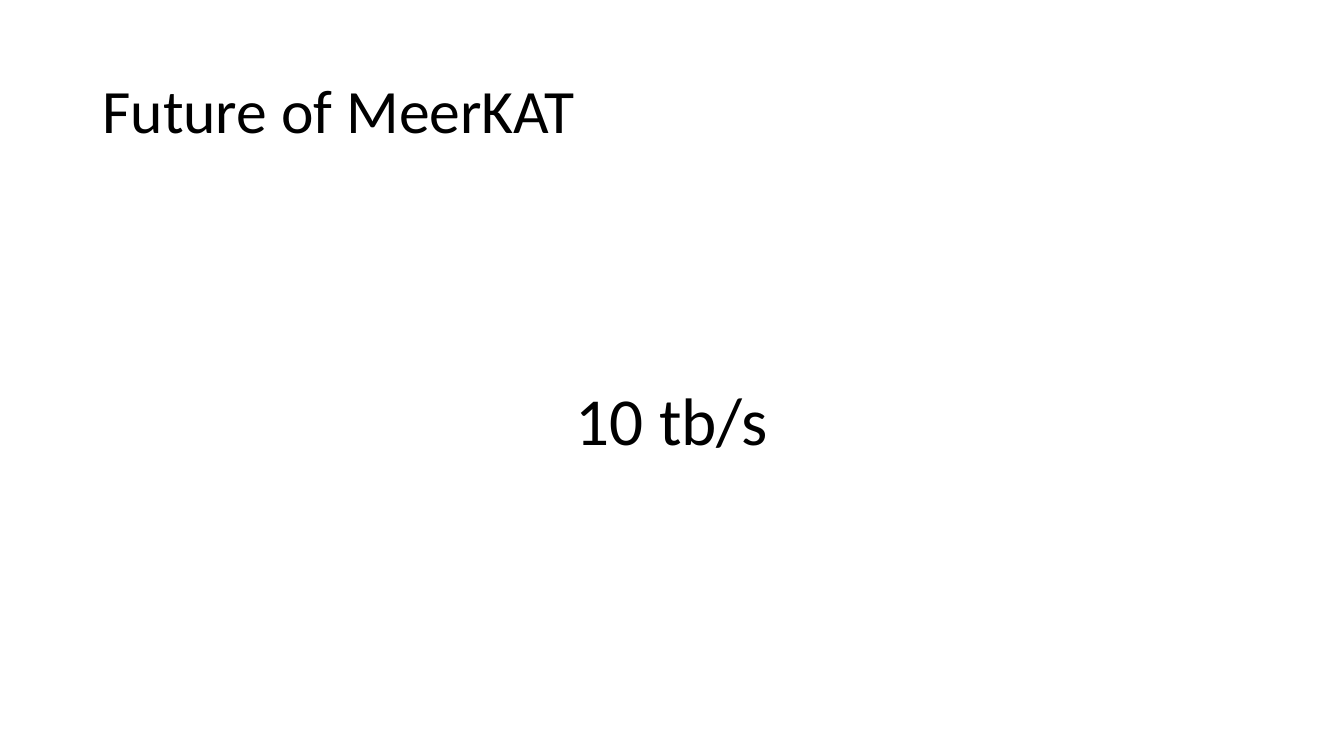
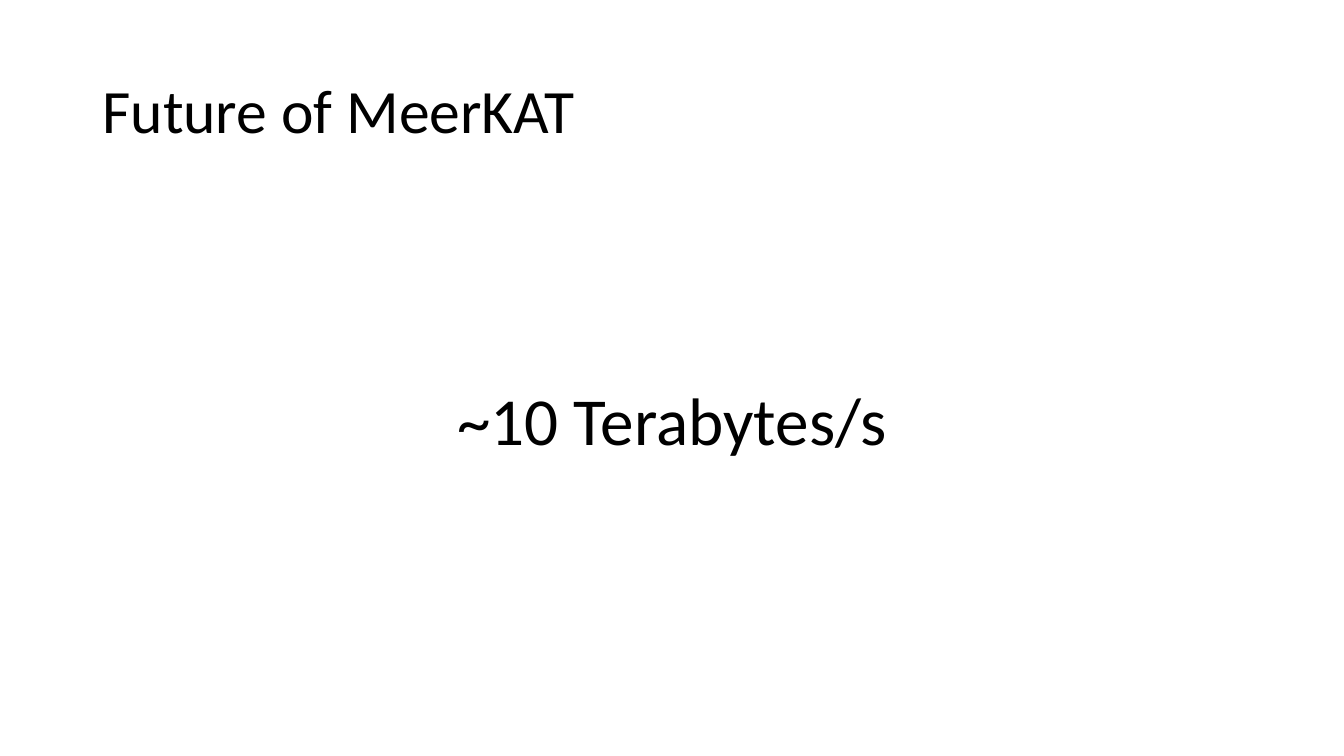
Before and after one commit to lord-blueberry/p8-doc, a slide deck: slide 23 of pp8.pptx (slide 28 before the commit). Drawn at 1344x756 pixels with LibreOffice and Linux fonts; fonts in the diff are those of the drawing. Boxes give left, top, right and bottom in pixels: in the first picture for what was removed or moved away, otherwise in the second. Text is boxed around its words. In the diff, an @@ line names an element or a change of style, - is before the commit and + after.

```diff
--- a/pp8.pptx
+++ b/pp8.pptx
@@ text at (x1=457, y1=398, x2=886, y2=456): text changed @@
-10 tb/s
+~10 Terabytes/s
```
Also in this commit, not shown: 7 other slides changed, 1 slide added, 1 slide removed.
